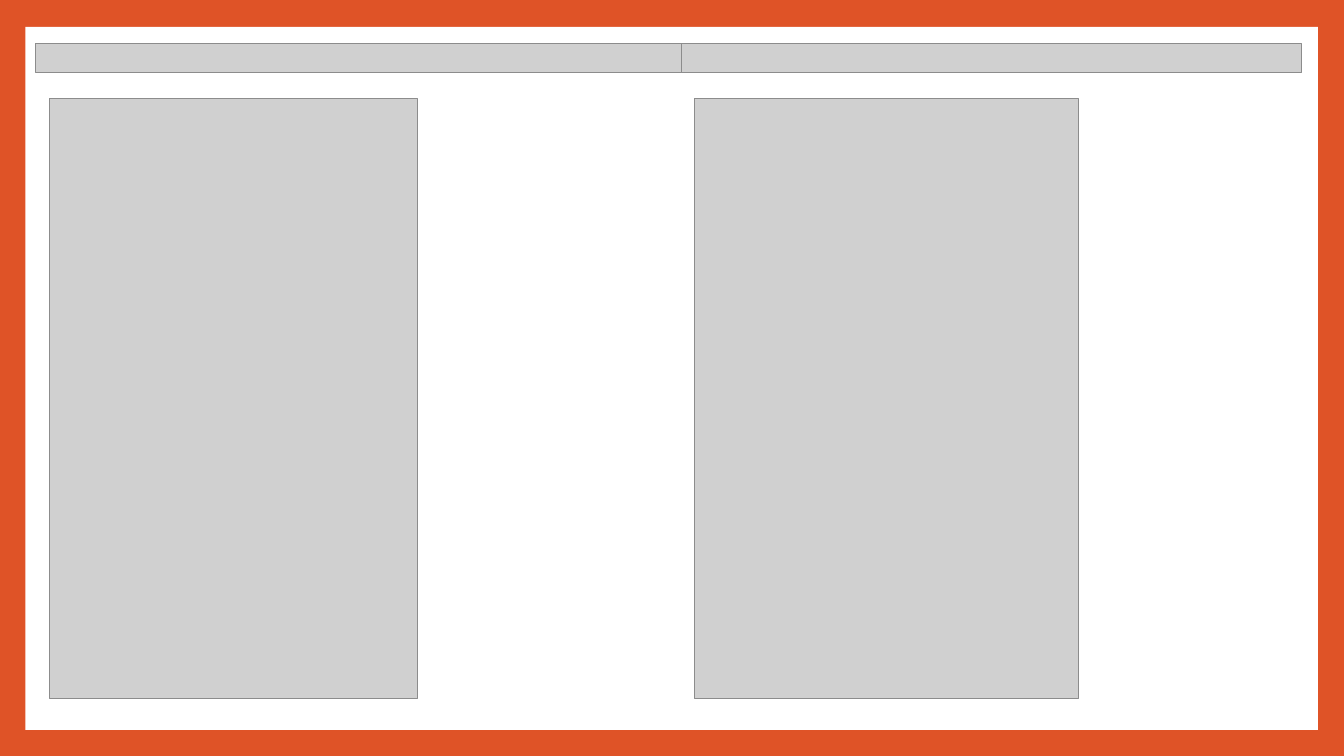
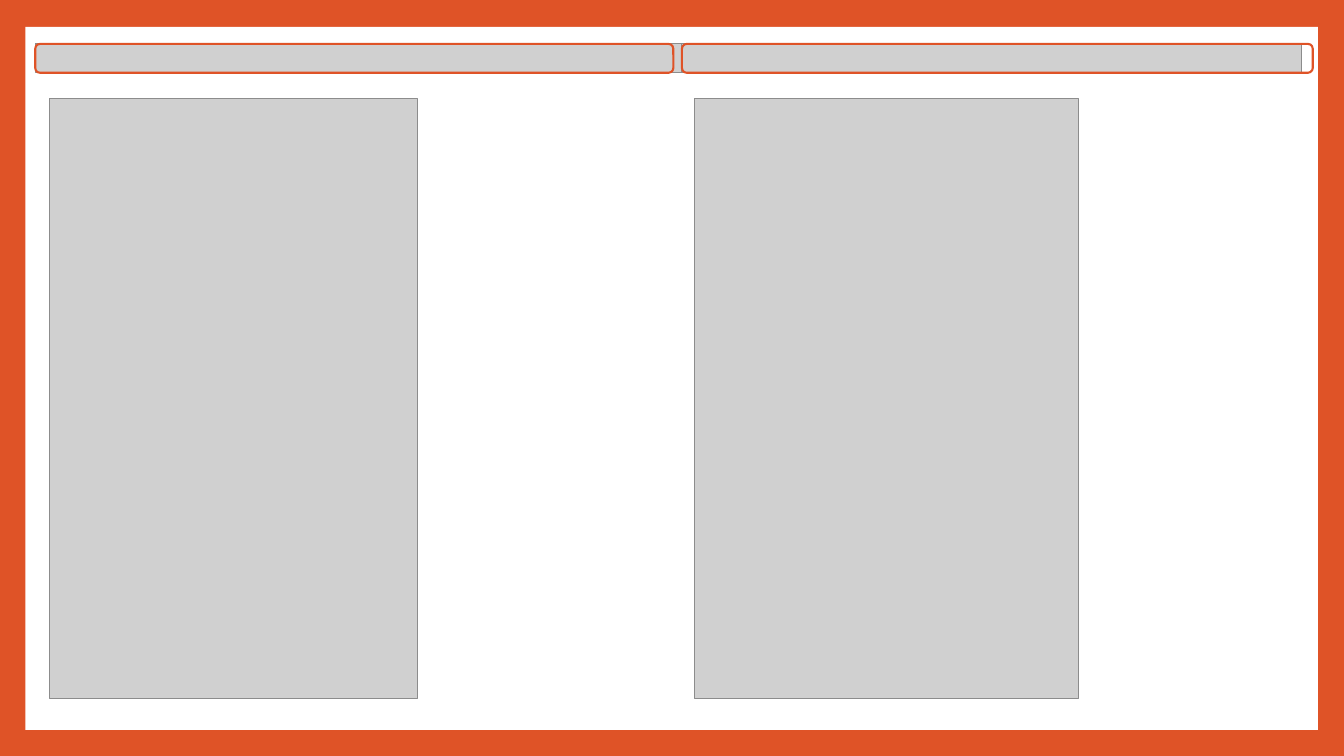
Before and after one commit to noheul1030/KOPO-database, a slide deck: slide 4 of 과제PPT/데이터베이스 3강.pptx. Drawn at 1344x756 pixels with LibreOffice and Linux fonts; fonts in the diff are those of the drawing; grey boxes stand for pictures. Boxes give left, top, right and bottom in pixels: in the first picture for what was removed or moved away, otherwise in the second. Text is boxed around its words. In the diff, an @@ line names an element or a change of style, - is before the commit and + after.

```diff
--- a/과제PPT/데이터베이스 3강.pptx
+++ b/과제PPT/데이터베이스 3강.pptx
@@ rounded rectangle added at bbox=[35, 44, 674, 74], outline #DF5327 1.5 pt @@
@@ rounded rectangle added at bbox=[683, 44, 1314, 74], outline #DF5327 1.5 pt @@
```
Also in this commit, not shown: 18 other slides changed, 9 slides added, 10 slides removed.
